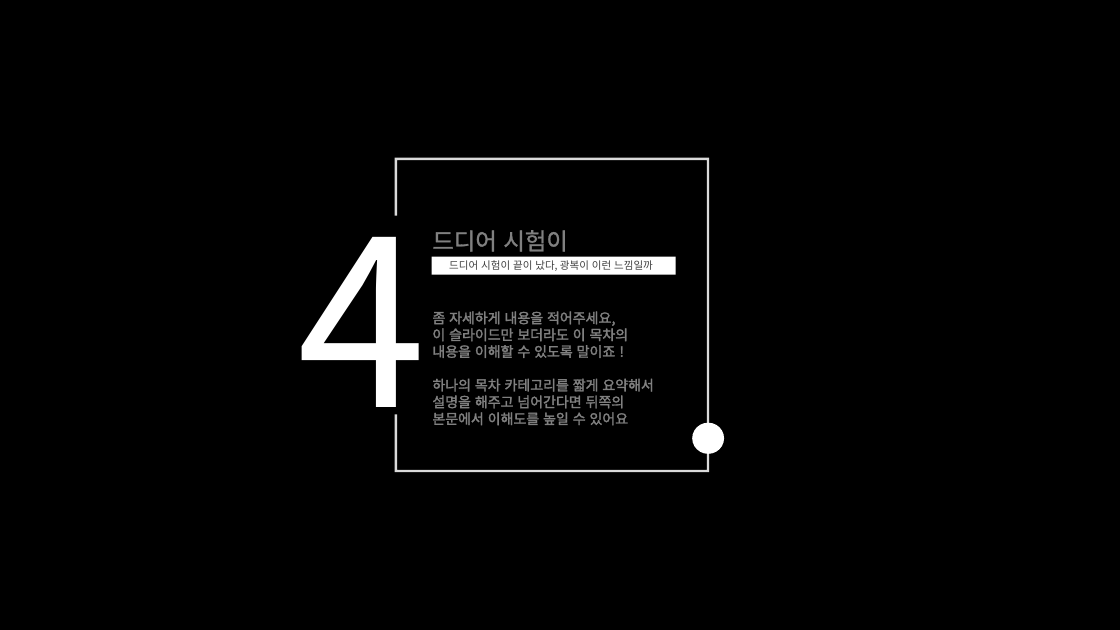
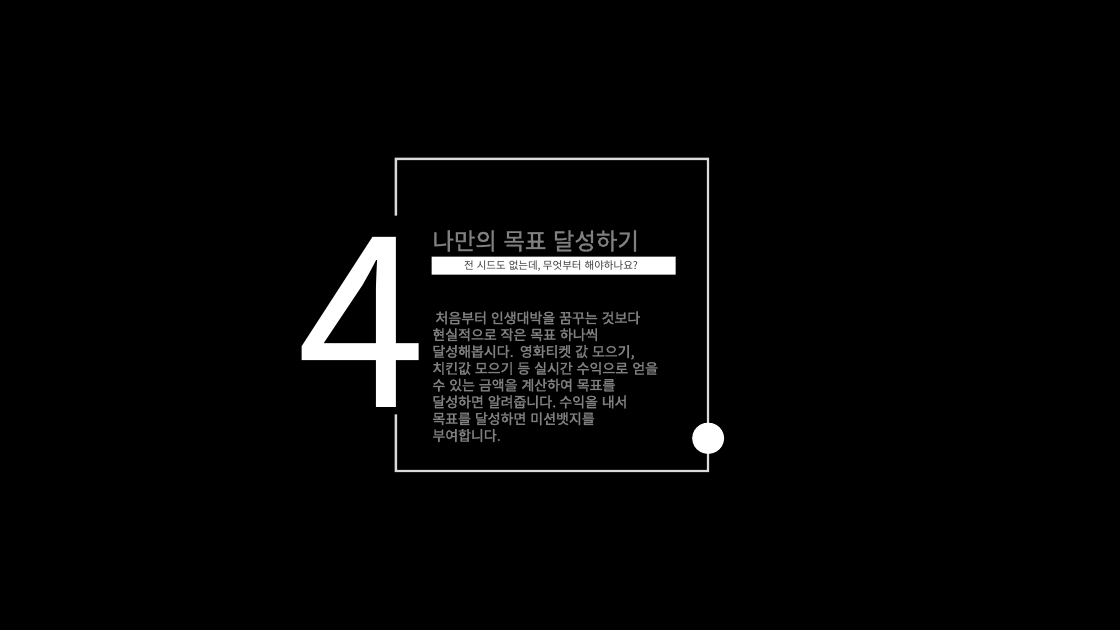
Before and after one commit to leo-kimm/project_N, a slide deck: slide 12 of 서비스 청사진.pptx (slide 7 before the commit). Drawn at 1120x630 pixels with LibreOffice and Linux fonts; fonts in the diff are those of the drawing. Boxes give left, top, right and bottom in pixels: in the first picture for what was removed or moved away, otherwise in the second. Text is boxed around its words. In the diff, an @@ line names an element or a change of style, - is before the commit and + after.

```diff
--- a/서비스 청사진.pptx
+++ b/서비스 청사진.pptx
@@ text at [432,230,639,252]: text changed @@
-드디어 시험이
+나만의 목표 달성하기
@@ text at [464,260,638,271]: text changed @@
-드디어 시험이 끝이 났다, 광복이 이런 느낌일까
+전 시드도 없는데, 무엇부터 해야하나요?
@@ text at [432,311,658,442]: text changed @@
-좀 자세하게 내용을 적어주세요,
-이 슬라이드만 보더라도 이 목차의
-내용을 이해할 수 있도록 말이죠 !
-하나의 목차 카테고리를 짧게 요약해서
-설명을 해주고 넘어간다면 뒤쪽의
-본문에서 이해도를 높일 수 있어요
+처음부터 인생대박을 꿈꾸는 것보다 현실적으로 작은 목표 하나씩 달성해봅시다. 영화티켓 값 모으기, 치킨값 모으기 등 실시간 수익으로 얻을 수 있는 금액을 계산하여 목표를 달성하면 알려줍니다. 수익을 내서 목표를 달성하면 미션뱃지를 부여합니다.
```
Also in this commit, not shown: 7 other slides changed, 8 slides added, 3 slides removed.
